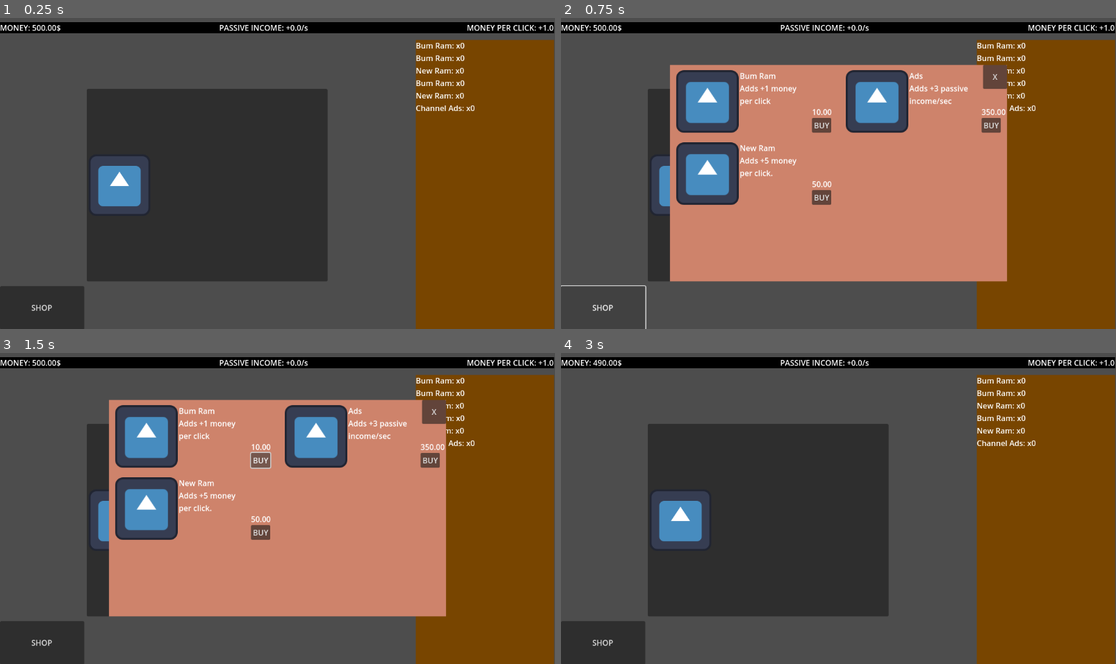
Above: before the commit, frames 1-4 (two rows, left to right).
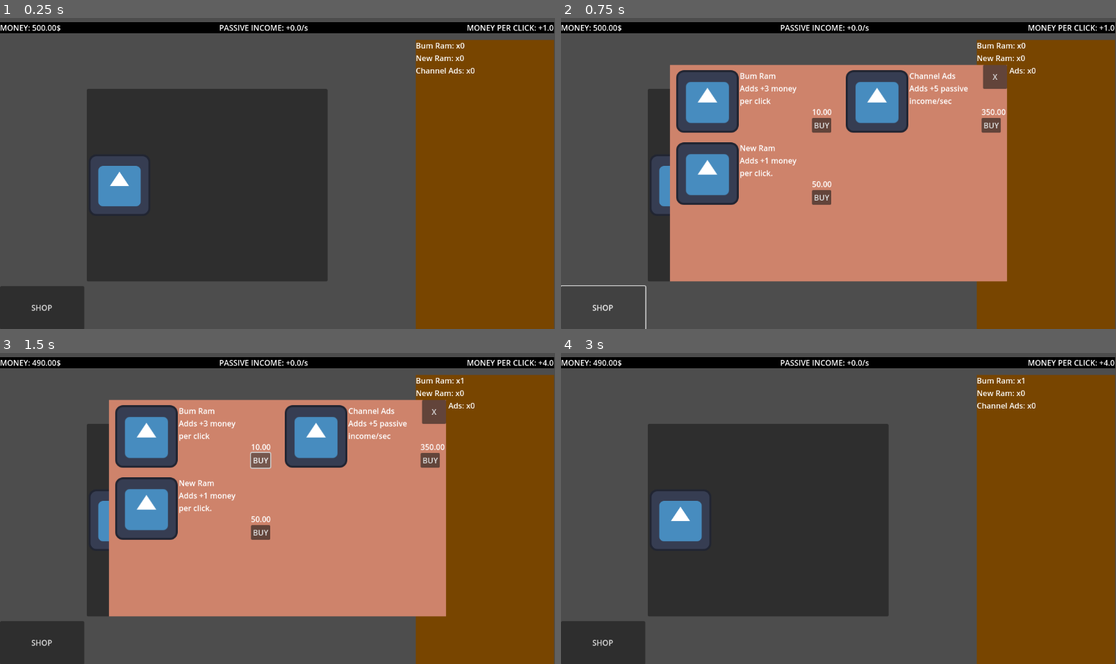
Above: after the commit, the same moments.

Repository: BigBarfEaterBBE/crusty_pc_clicker
Game: Godot game, scene res://scenes/main_game.tscn
Same seed, same stepped clock (60 frames per second), same inputs: the game is played once before the commit and once after it. The engine's default icon, where the game draws it, is replaced by a stand-in: a white triangle on a blue panel in a dark square.
Inputs (mouse positions are in pixels of both pictures, inside the frame that each line leads up to):
- Up to frame 1 (0.25 s): no input
- Up to frame 2 (0.75 s): click "SHOP" at 0.5 s
- Up to frame 3 (1.5 s): click "BUY" at 1.25 s
- Up to frame 4 (3 s): click (766, 520) at 2 s; click "X" at 2.75 s

The runs differ from the first frame. In frame 1, 0.5% of the frame differs, in the area x 74-86%, y 11-30%; in frame 2, 0.4%; in frame 3, 0.4%; in frame 4, 0.5%, in the area x 74-99%, y 2-30%.
Error before the commit: Invalid access to property or key 'Bum Ram' on a base object of type 'Dictionary'. (res://scripts/shop_item.gd:23)

Commit message:
10/31 8:38PM
fixed some bugs with the side bar

Diff:
--- a/crusty_pc_clicker/scripts/game_manager.gd
+++ b/crusty_pc_clicker/scripts/game_manager.gd
@@ -19,10 +19,13 @@
 const SHOP_ITEM_SCENE = preload("res://scenes/shop_item.tscn")
 
 const ITEM_EFFECTS = {
-	"mpc_1":{"type":"passive", "value":3.0, "price":10.0, "name": "Bum Ram"},
+	"mpc_1":{"type":"mpc", "value":3.0, "price":10.0, "name": "Bum Ram"},
 	"mpc_2":{"type":"mpc","value":1.0, "price":50.0, "name": "New Ram"},
-	"passive_1":{"type":"mpc","value":5.0, "price":350.0, "name": "Channel Ads"}
+	"passive_1":{"type":"passive","value":5.0, "price":350.0, "name": "Channel Ads"}
 }
+
+static func _item_price_comparator(a: Dictionary, b: Dictionary) -> bool:
+	return a.price < b.price
 
 # Called when the node enters the scene tree for the first time.
 func _ready() -> void:
@@ -50,9 +53,9 @@
 func _populate_shop():
 	if left_column == null or right_column == null:
 		return
-	left_column.add_child(_create_shop_item("Bum Ram", "Bum Ram", 10.0, "Adds +1 money per click"))
-	left_column.add_child(_create_shop_item("New Ram", "New Ram", 50.0, "Adds +5 money per click."))
-	right_column.add_child(_create_shop_item("Channel Ads", "Ads", 350.0, "Adds +3 passive income/sec"))
+	left_column.add_child(_create_shop_item("mpc_1", ITEM_EFFECTS["mpc_1"].name, ITEM_EFFECTS["mpc_1"].price, "Adds +3 money per click"))
+	left_column.add_child(_create_shop_item("mpc_2", ITEM_EFFECTS["mpc_2"].name, ITEM_EFFECTS["mpc_2"].price, "Adds +1 money per click."))
+	right_column.add_child(_create_shop_item("passive_1", ITEM_EFFECTS["passive_1"].name, ITEM_EFFECTS["passive_1"].price, "Adds +5 passive income/sec"))
 func set_ui_references(ui_nodes: Dictionary):
 	money_label = ui_nodes.get("money_label")
 	passive_label = ui_nodes.get("passive_label")
@@ -74,22 +77,34 @@
 	_update_item_log()
 
 func _update_item_log():
-	var items = []
+	if item_log_label == null:
+		return
+
 	var log_text: String
+	var items_to_sort = []
+
+	# 1. Gather all item data (ID, Name, Price) from ITEM_EFFECTS
 	for id in ITEM_EFFECTS.keys():
 		var item_data = ITEM_EFFECTS[id]
-		items.append({
+		items_to_sort.append({
 			"id": id,
 			"name": item_data.name,
-			"price":item_data.price
+			"price": item_data.price # Data used for sorting
 		})
-		for item in items:
-			id = item.id
-			var item_name = item.name
-			var count = item_counts.get(id,0)
-			log_text += "%s: x%d\n" % [item_name, count]
-		item_log_label.text = log_text
 
+	# 2. Sort the array based on price using the custom comparator
+	items_to_sort.sort_custom(Callable(self, "_item_price_comparator"))
+
+	# 3. Build the final log text using the sorted array (FIXED: Loop is outside the data gathering)
+	for item in items_to_sort:
+		var id = item.id
+		var item_name = item.name
+		# Get the count, defaulting to 0 if the item hasn't been purchased
+		var count = item_counts.get(id, 0)
+
+		log_text += "%s: x%d\n" % [item_name, count]
+
+	item_log_label.text = log_text
 
 
 func _update_stats_ui():
